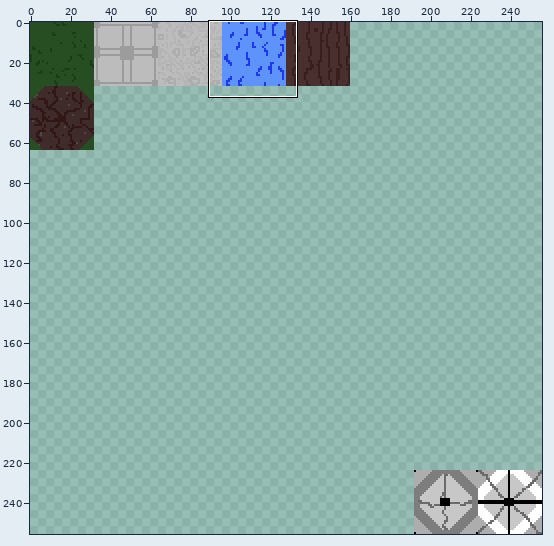
File history of a sprite sheet, LD27_PROJECT/img temp/ready/blockSheet.png. The first picture is a wide view before the edit; the outline marks the close-up.
Close-up. First the earlier version:
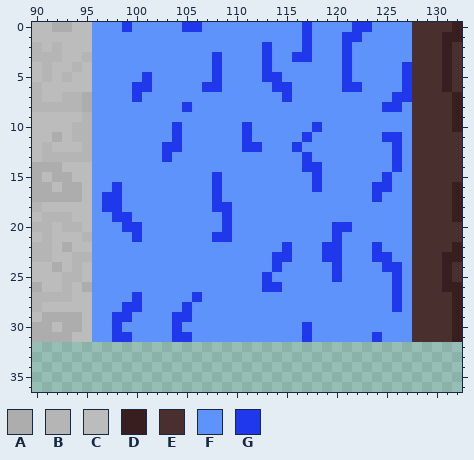
The file is 256x256 pixels. Shown: x 90..132, y 0..36.
Palette (. is transparent): A #adadad  B #b5b5b5  C #bcbcbc  D #381e1e  E #4a2f2f  F #5d93fa  G #1f38eb
Pixels before, first column x 90:
 0 CCAACCFFFGFFFFFGGFFFFFFFFFFGFFFFGGFFFFEEEED
 1 CCCCCCFFFFFFFFFFFFFFFFFFFFFGFFFGGFFFFFEEEDD
 2 BCBCCCFFFFFFFFFFFFFFFFFGFFFGFFFGFFFFFFEEEDE
 3 BBBCCBFFFFFFFFFFFFGFFFFGFFGGFFFGFFFFFFEEEDE
 4 CBCCBCFFFFFFFFFFFFGFFFFGFFFFFFFGFFFFFGEEEDE
 5 CBCBCCFFFFFGFFFFFFGFFFFGGFFFFFFGFFFFFGEEEDE
 6 BCCCCCFFFFGGFFFFFGGFFFFFGGFFFFFGGFFFFGEEEDE
 7 BCCBBAFFFFGFFFFFFFFFFFFFFGFFFFFFFFFFGGEEEED
 8 BBBBBAFFFFFFFFFGFFFFFFFFFFFFFFFFFFFGGFEEEED
 9 CCCCCBFFFFFFFFFFFFFFFFFFFFFFFFFFFFFFFFEEEED
10 CCCCBBFFFFFFFFGFFFFFFGFFFFFFGFFFFFFFFFEEEED
11 CCACBBFFFFFFFFGFFFFFFGFFFFFGFFFFFFFGGFEEEEE
12 CBCCCBFFFFFFFGGFFFFFFGGFFFGFFFFFFFFFGFEEEEE
13 CBBBBBFFFFFFFGFFFFFFFFFFFFFGFFFFFFFFGFEEEEE
14 AAACCCFFFFFFFFFFFFFFFFFFFFFGGFFFFFFFGFEEEEE
15 ACAACCFFFFFFFFFFFFGFFFFFFFFFGFFFFFFGFFEEEEE
16 AACAACFFGFFFFFFFFFGFFFFFFFFFGFFFFFGGFFEEEED
17 AAAAACFGGFFFFFFFFFGFFFFFFFFFFFFFFFGFFFEEEED
18 BCCCCCFGGFFFFFFFFFGGFFFFFFFFFFFFFFFFFFEEEED
19 CBBBCCFFGGFFFFFFFFFGFFFFFFFFFFFFFFFFFFEEEED
20 BBCBBCFFFGGFFFFFFFFGFFFFFFFFFFGGFFFFFFEEEEE
21 CBCCCBFFFFGFFFFFFFGGFFFFFFFFFFGFFFFFFFEEEEE
22 BBCACCFFFFFFFFFFFFFFFFFFFGFFFGGFFFGFFFEEEED
23 BBCCBBFFFFFFFFFFFFFFFFFFGGFFFGGFFFGGFFEEEDD
24 CCACBCFFFFFFFFFFFFFFFFFFGFFFFFGFFFFGGFEEEDE
25 CCCBBCFFFFFFFFFFFFFFFFFGFFFFFFGFFFFFGFEEEDE
26 ACCBCAFFFFFFFFFFFFFFFFFGGFFFFFFFFFFFGFEEEDD
27 BBBBCCFFFFGFFFFFGFFFFFFFFFFFFFFFFFFFGFEEEED
28 BCCCCCFFFGGFFFFGFFFFFFFFFFFFFFFFFFFFGFEEEED
29 CAAAACFFGGFFFFGGFFFFFFFFFFFFFFFFFFFFFFEEEED
30 AACAACFFGFFFFFGFFFFFFFFFFFFGFFFFFFFFFFEEEED
31 AAAACCFFGGFFFFGGFFFFFFFFFFFGFFFFFFGFFFEEEED
Now the later version:
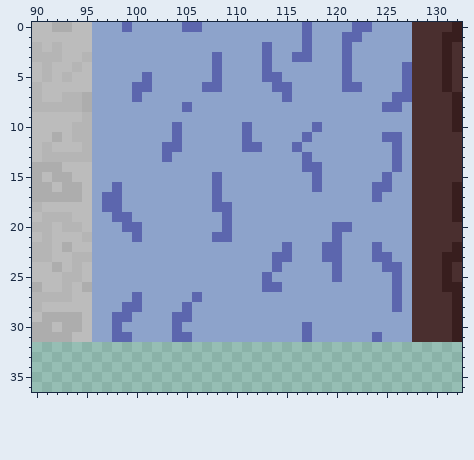
Difference:
colour F: #5d93fa -> #8da3cb
colour G: #1f38eb -> #5c66ae
